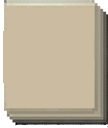
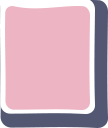
The second (108, 128) image is a revision of the first. Changes to its layers:
added layer "Rounded Rectangle 1 copy 2" above "Rounded Rectangle 1" over [5, 6, 90, 110]
added layer "Rounded Rectangle 1" above "Rounded Rectangle 1 copy" over [0, 0, 95, 114]
added layer "Rounded Rectangle 1 copy" above "Layer 1" over [0, 0, 108, 128]
hid "Layer 1", painted on it over [0, 0, 108, 128]
